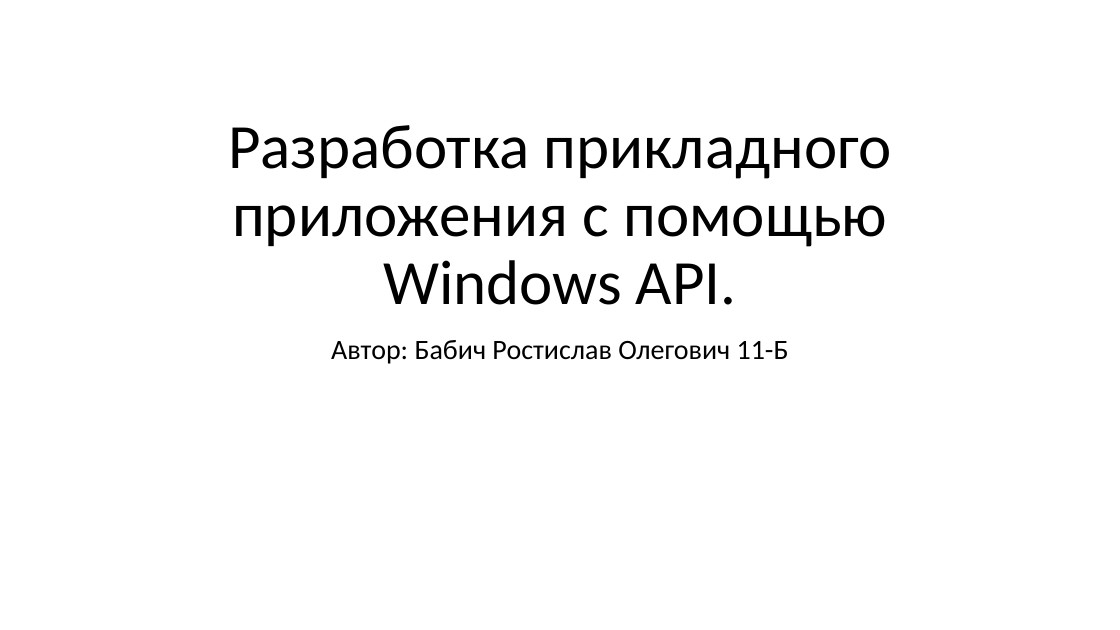
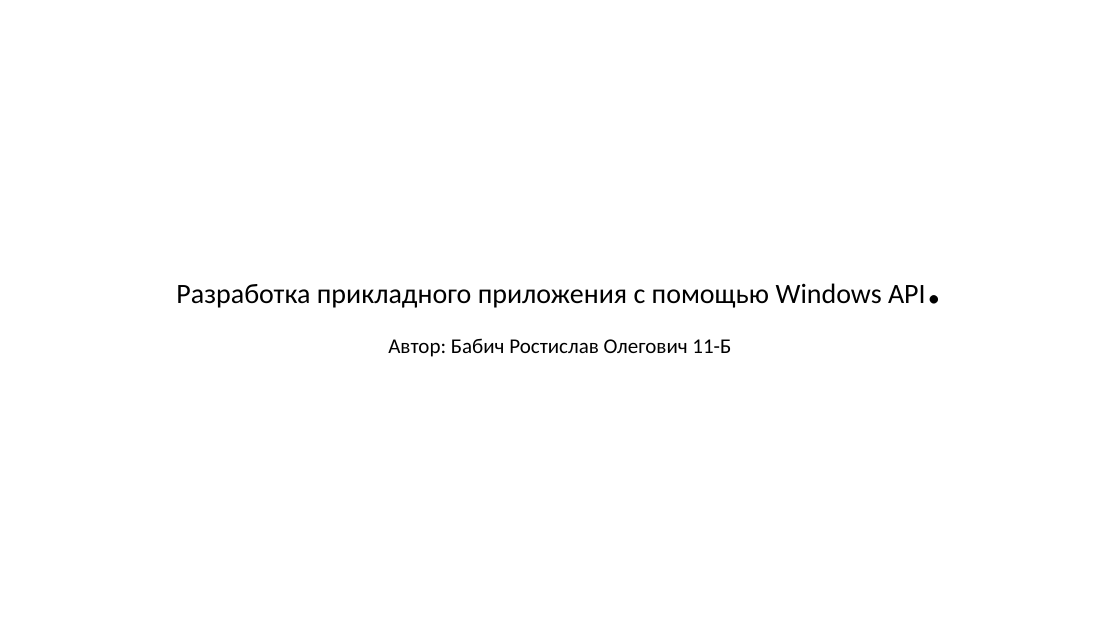
Before and after one commit to mosheadd/WinAPI_PRoject, a slide deck: slide 1 of Преза.pptx. Drawn at 1120x630 pixels with LibreOffice and Linux fonts; fonts in the diff are those of the drawing. Boxes give left, top, right and bottom in pixels: in the first picture for what was removed or moved away, otherwise in the second. Text is boxed around its words. In the diff, an @@ line names an element or a change of style, - is before the commit and + after.

```diff
--- a/Преза.pptx
+++ b/Преза.pptx
@@ title "Разработка прикладного приложения с помощью ..." at (176, 283, 926, 308): size 54 to 24 pt; size 54 to 60 pt in "API." @@
@@ subtitle "Автор: Бабич Ростислав Олегович 11-Б" at (388, 338, 731, 357): size 24 to 18 pt @@
```
Also in this commit, not shown: 4 slides added.
